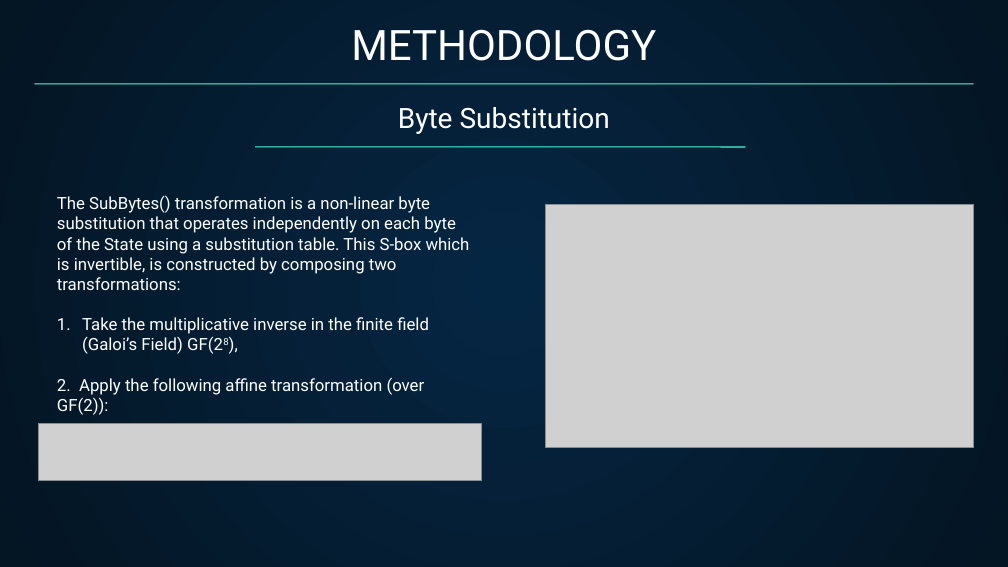
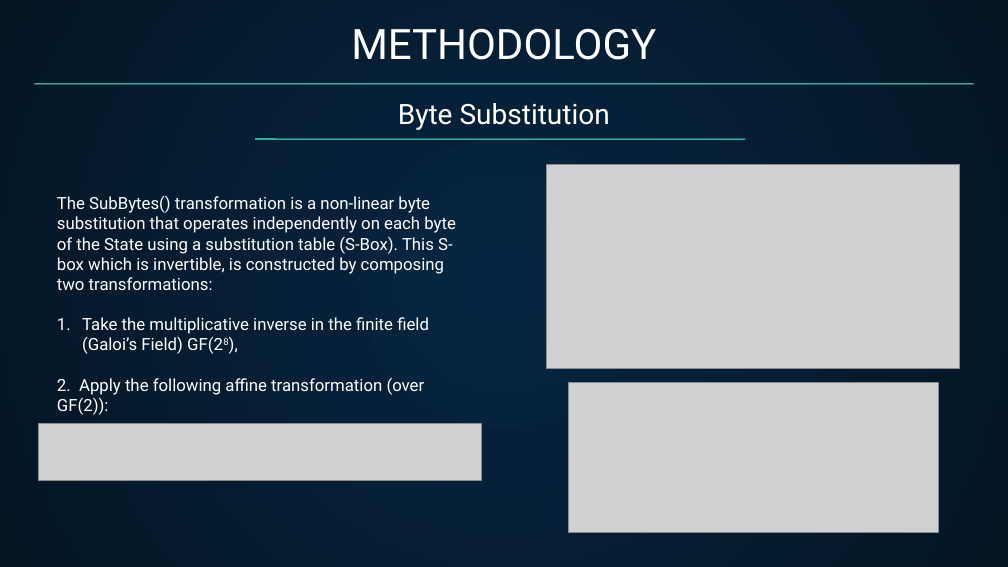
Before and after one commit to Tarequl-islam/Data-Encryption-using-AES, a slide deck: slide 8 of AES Project Presentation.pptx. Drawn at 1008x567 pixels with LibreOffice and Linux fonts; fonts in the diff are those of the drawing; grey boxes stand for pictures. Boxes give left, top, right and bottom in pixels: in the first picture for what was removed or moved away, otherwise in the second. Text is boxed around its words. In the diff, an @@ line names an element or a change of style, - is before the commit and + after.

```diff
--- a/AES Project Presentation.pptx
+++ b/AES Project Presentation.pptx
@@ text "Byte Substitution": place and size @@
-text "Byte Substitution" at bbox=[398, 107, 610, 134]
+text "Byte Substitution" at bbox=[398, 103, 610, 130]
@@ freeform shape: place and size @@
-freeform shape at bbox=[255, 147, 745, 147]
+freeform shape at bbox=[255, 139, 745, 139]
@@ picture added at bbox=[547, 164, 961, 368] @@
@@ text at bbox=[57, 195, 456, 290]: text changed @@
-The SubBytes() transformation is a non-linear byte substitution that operates independently on each byte of the State using a substitution table. This S-box which is invertible, is constructed by composing two transformations:
+The SubBytes() transformation is a non-linear byte substitution that operates independently on each byte of the State using a substitution table (S-Box). This S-box which is invertible, is constructed by composing two transformations:
@@ picture: place and size @@
-picture at bbox=[546, 205, 974, 448]
+picture at bbox=[569, 382, 937, 532]
```
Also in this commit, not shown: 2 other slides changed, 1 other file.
